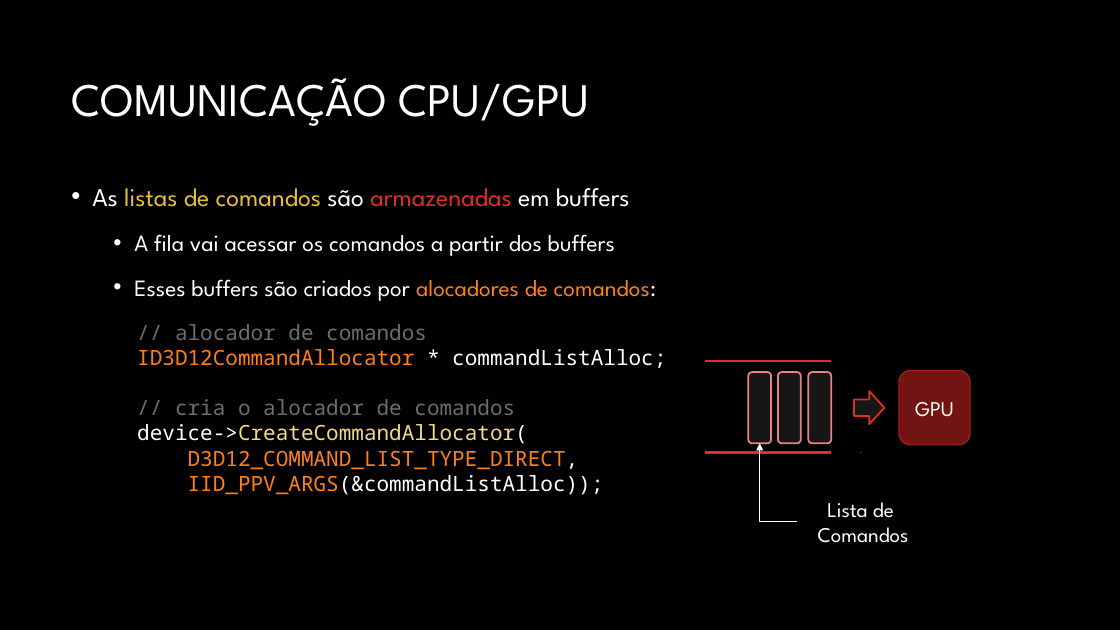
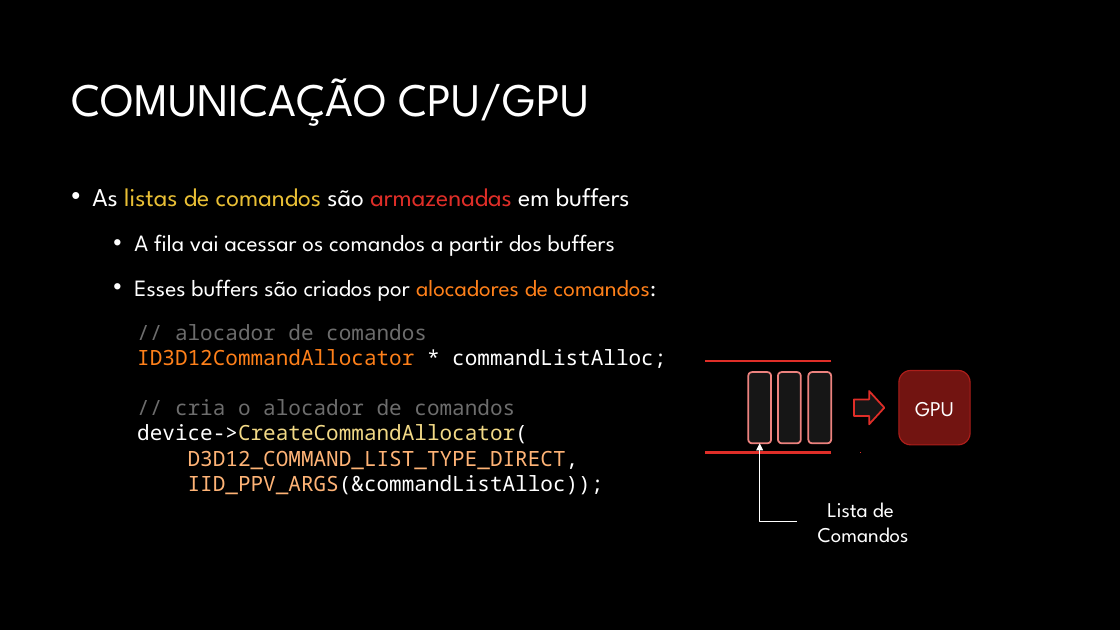
Before and after one commit to JudsonSS/CG, a slide deck: slide 21 of Slides/05. Infraestrutura do DirectX.pptx. Drawn at 1120x630 pixels with LibreOffice and Linux fonts; fonts in the diff are those of the drawing; background and template pictures are left out. Boxes give left, top, right and bottom in pixels: in the first picture for what was removed or moved away, otherwise in the second. Text is boxed around its words. In the diff, an @@ line names an element or a change of style, - is before the commit and + after.

```diff
--- a/Slides/05. Infraestrutura do DirectX.pptx
+++ b/Slides/05. Infraestrutura do DirectX.pptx
@@ text at <box>137,424,604,495</box>: text colour #FE801A to #FEB376 in "D3D12_COMMAND_LIST_TYPE_DIRECT,", "IID_PPV_ARGS(&commandListAlloc));" @@
```
Also in this commit, not shown: 6 other slides changed, 1 slide added.
